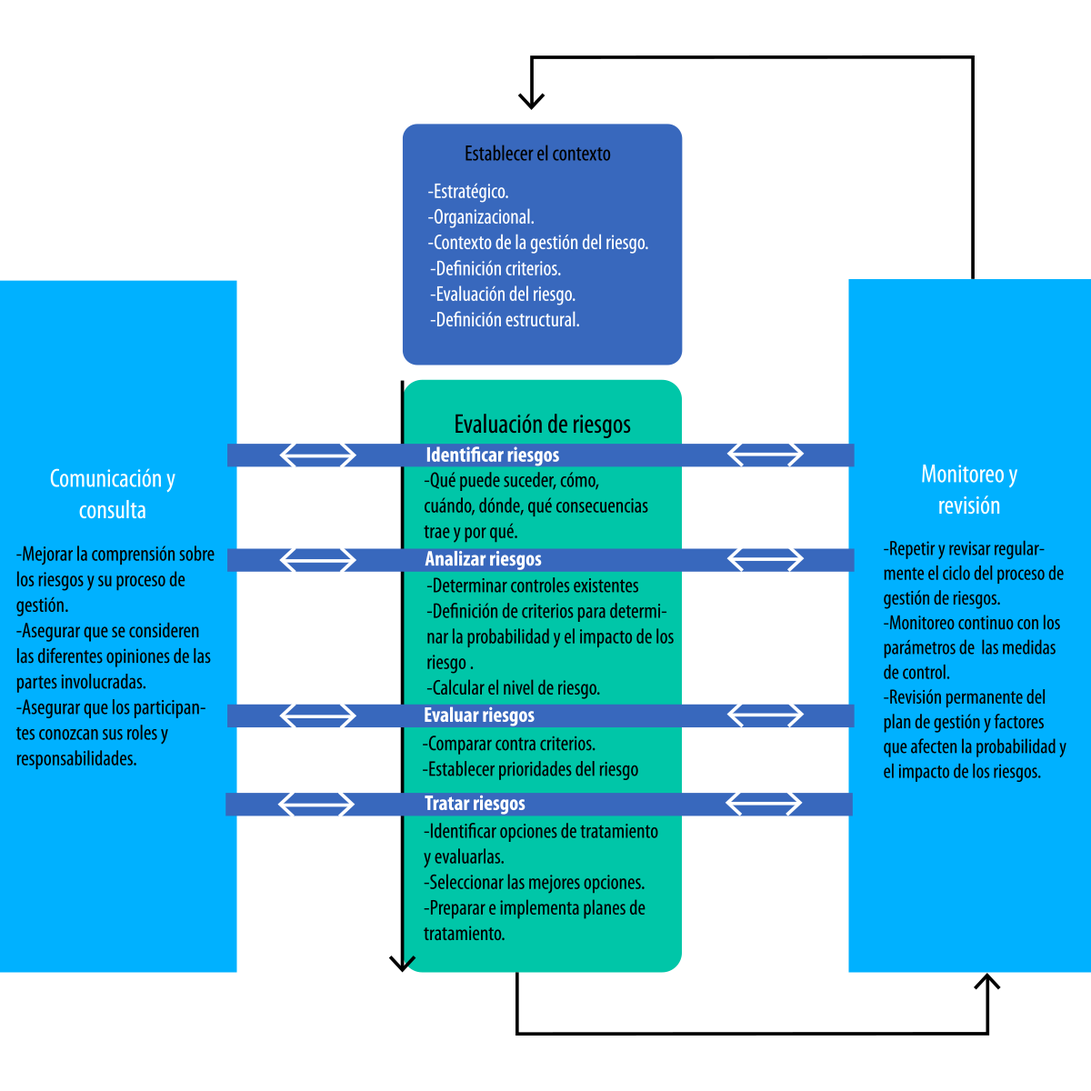
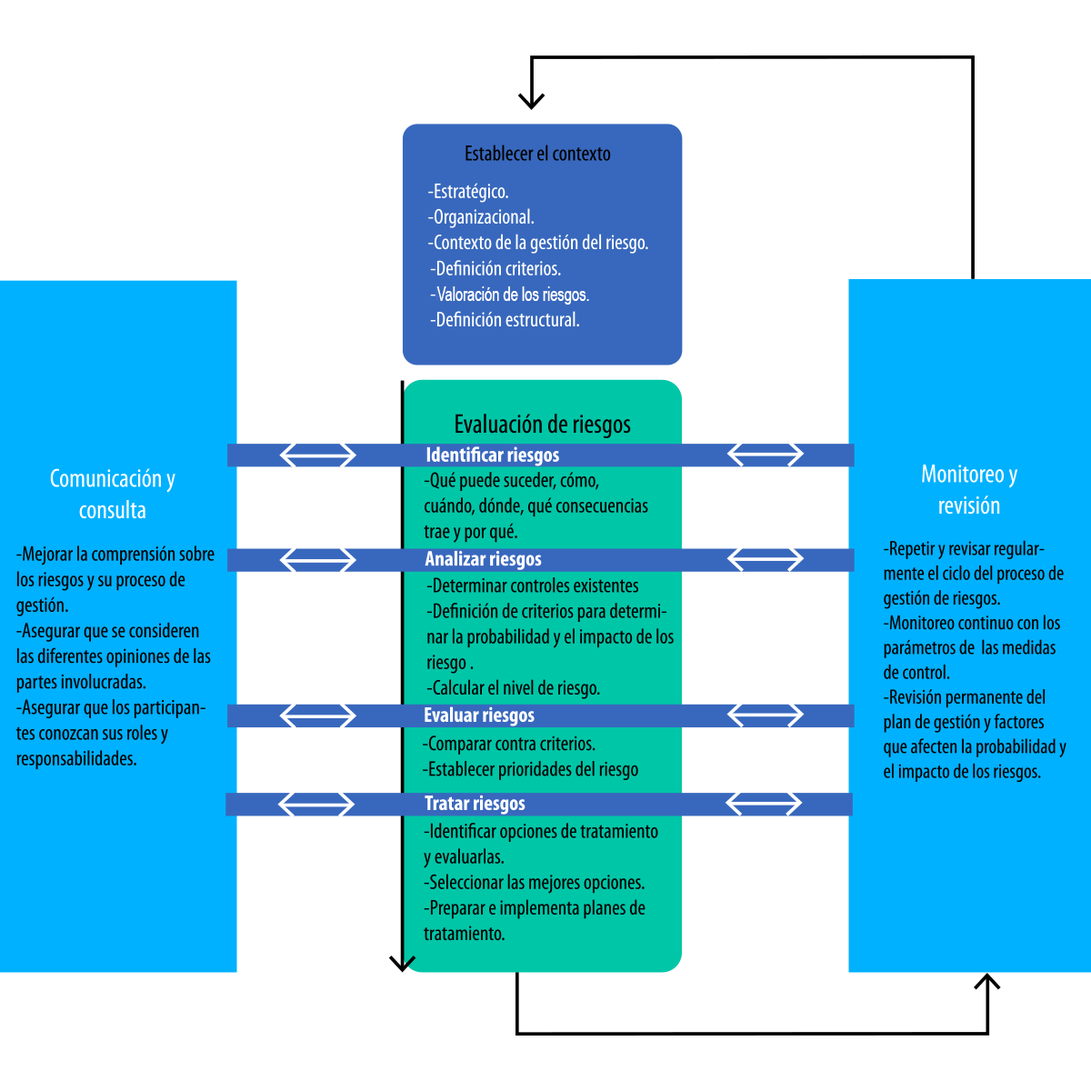
Revision of a layered 1091px x 1091px image; what changed, layer by layer:
added layer "Valoración de los riesgos." above "Rectángulo 1" over [436, 286, 590, 305]
added layer "Rectángulo 1" above "Capa 2" over [437, 285, 590, 306]
